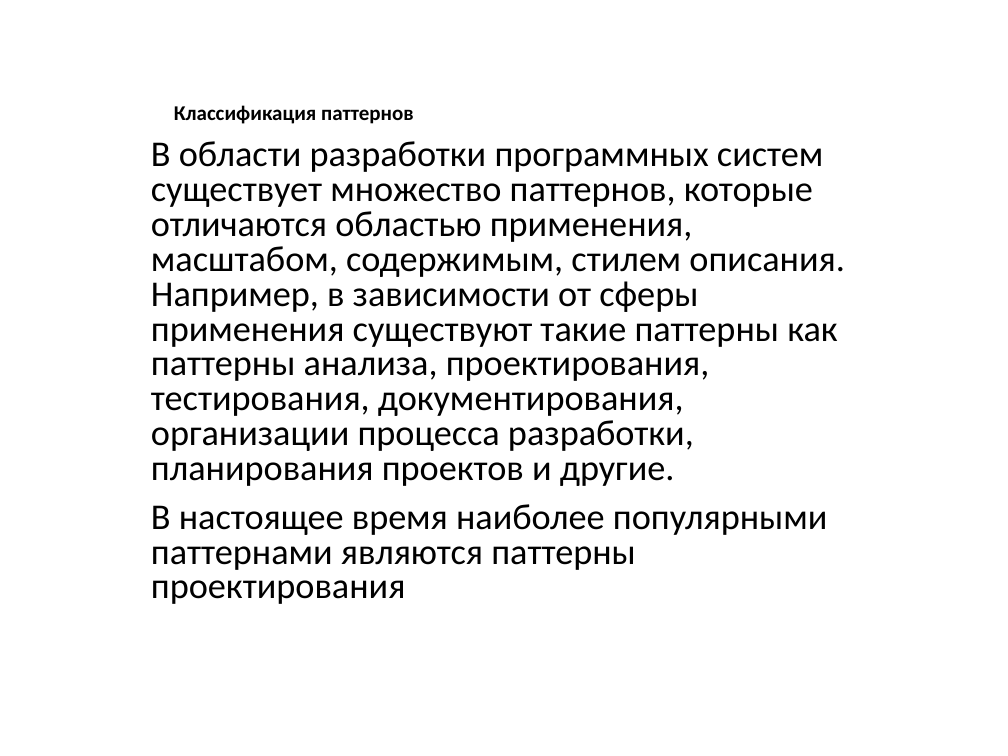
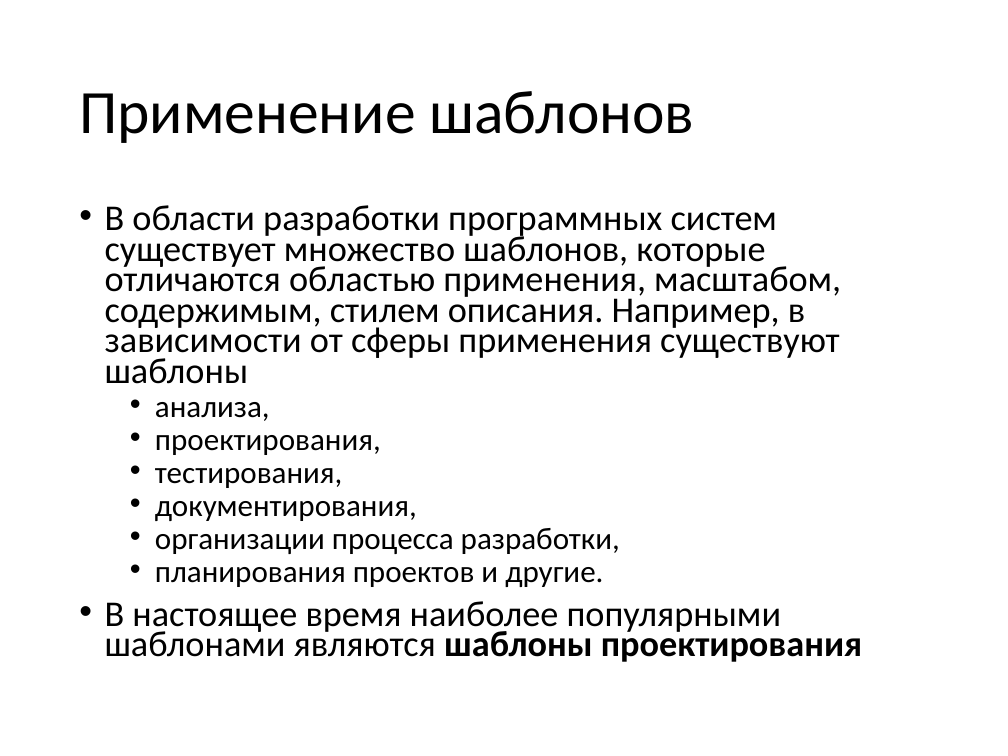
Before and after one commit to pelipas/OOP_2017, a slide deck: slide 4 of 2 семестр/03 Шаблоны. Порождающие шаблоны.pptx (slide 5 before the commit). Drawn at 1008x756 pixels with LibreOffice and Linux fonts; fonts in the diff are those of the drawing. Boxes give left, top, right and bottom in pixels: in the first picture for what was removed or moved away, otherwise in the second. Text is boxed around its words. In the diff, an @@ line names an element or a change of style, - is before the commit and + after.

```diff
--- a/2 семестр/03 Шаблоны. Порождающие шаблоны.pptx
+++ b/2 семестр/03 Шаблоны. Порождающие шаблоны.pptx
@@ title added at bbox=[79, 91, 695, 143], 44 pt, text #000000 @@
+Применение шаблонов
@@ title removed at bbox=[174, 105, 414, 124] @@
-Классификация паттернов
@@ text at bbox=[105, 205, 862, 662]: text changed @@
-В области разработки программных систем существует множество паттернов, которые отличаются областью применения, масштабом, содержимым, стилем описания. Например, в зависимости от сферы применения существуют такие паттерны как паттерны анализа, проектирования, тестирования, документирования, организации процесса разработки, планирования проектов и другие.
-В настоящее время наиболее популярными паттернами являются паттерны проектирования
+• В области разработки программных систем существует множество шаблонов, которые отличаются областью применения, масштабом, содержимым, стилем описания. Например, в зависимости от сферы применения существуют шаблоны
+  • анализа,
+  • проектирования,
+  • тестирования,
+  • документирования,
+  • организации процесса разработки,
+  • планирования проектов и другие.
+• В настоящее время наиболее популярными шаблонами являются шаблоны проектирования
```
Also in this commit, not shown: 16 other slides changed, 21 slides added, 17 slides removed, 8 other files.
